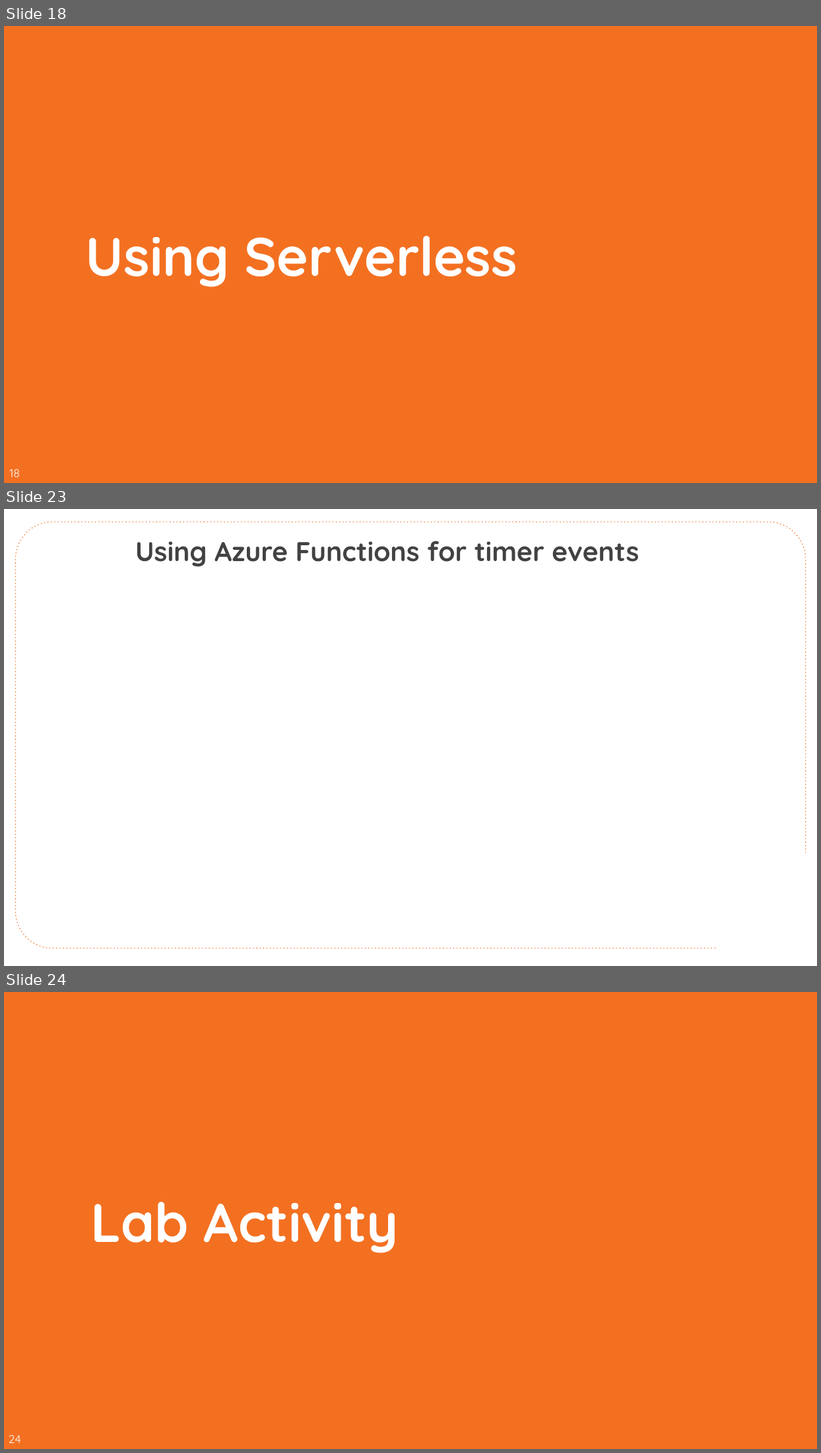
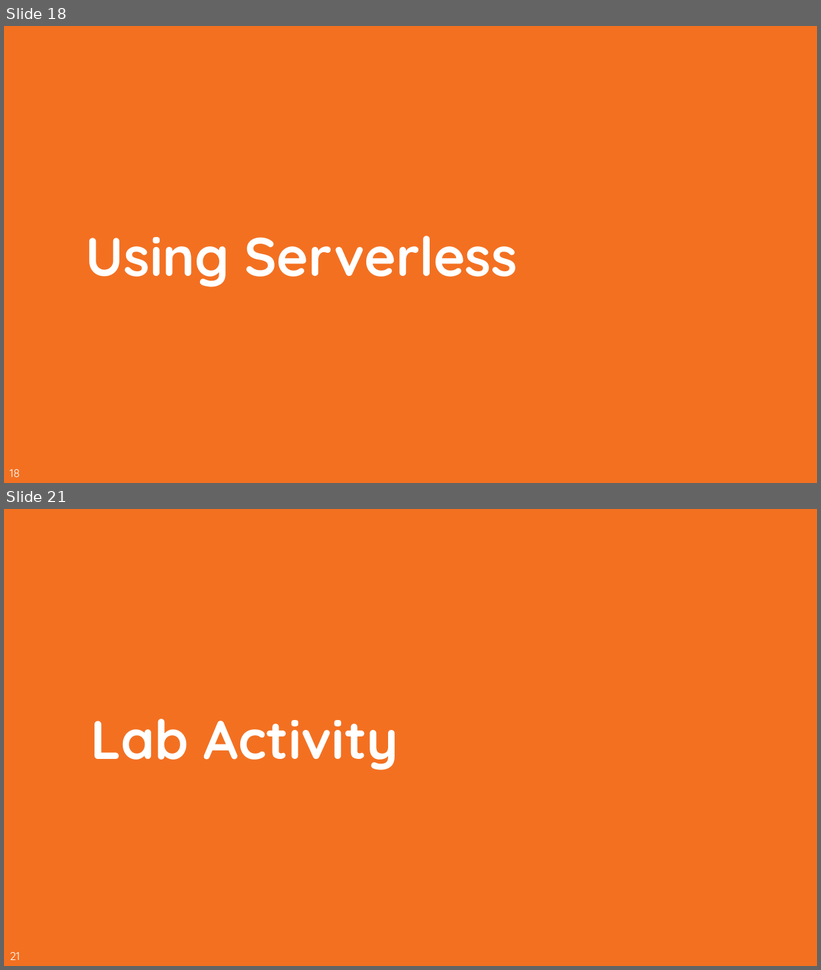
Before and after one commit to CloudSpecOps/Serverless-Architectures-with-Azure, a slide deck: Session Presentation/Azure-Serverless-Architecture-Session-Day-2.pptx. Shown one above the other, each under a label of ours: slides 18, 23 and 24 before the commit, slides 18 and 21 after it; the slides between them are not shown. The pictures are 821x1453 and 821x970 pixels, drawn with LibreOffice and Linux fonts; fonts in the diff are those of the drawing; background and template pictures are left out. Boxes give left, top, right and bottom in pixels: in the first picture for what was removed or moved away, otherwise in the second. Text is boxed around its words. In the diff, an @@ line names an element or a change of style, - is before the commit and + after.

```diff
--- a/Session Presentation/Azure-Serverless-Architecture-Session-Day-2.pptx
+++ b/Session Presentation/Azure-Serverless-Architecture-Session-Day-2.pptx
@@ slide 23 removed at (4, 509, 817, 966), background #FFFFFF @@
@@ freeform shape removed at (15, 522, 806, 949) @@
@@ text removed at (135, 541, 639, 566) @@
-Using Azure Functions for timer events
@@ what was slide 24 is now slide 21 @@
@@ page number at (10, 953, 20, 960): text changed @@
-24
+21
```
Also in this commit, not shown: 4 slides changed, 2 other slides removed.
